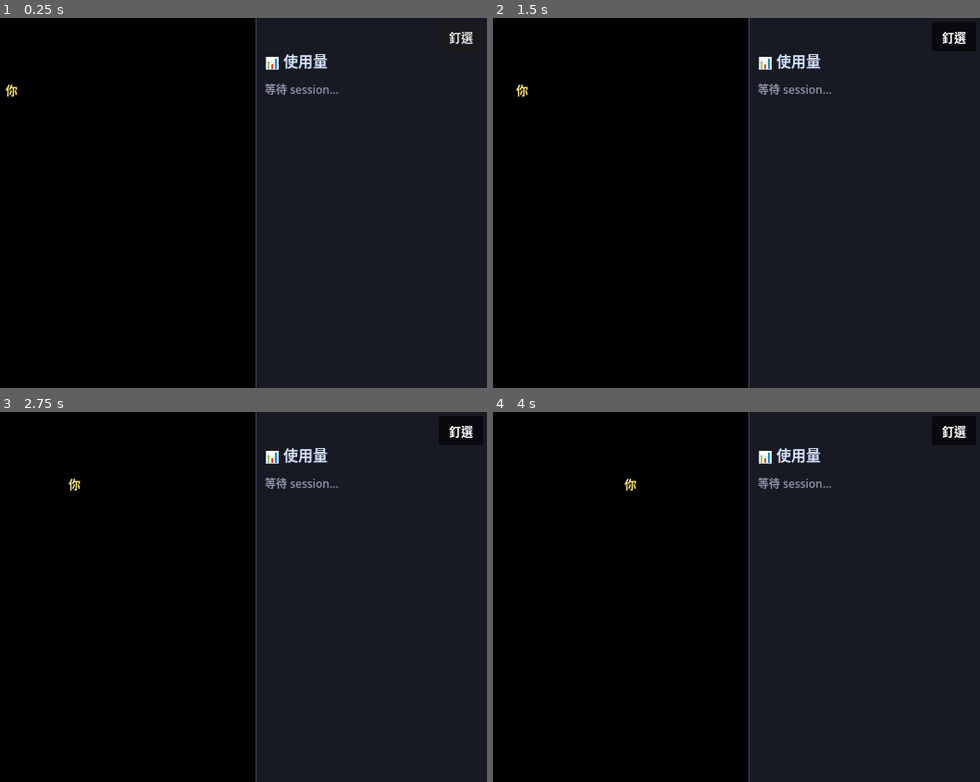
Above: before the commit, frames 1-4 (two rows, left to right).
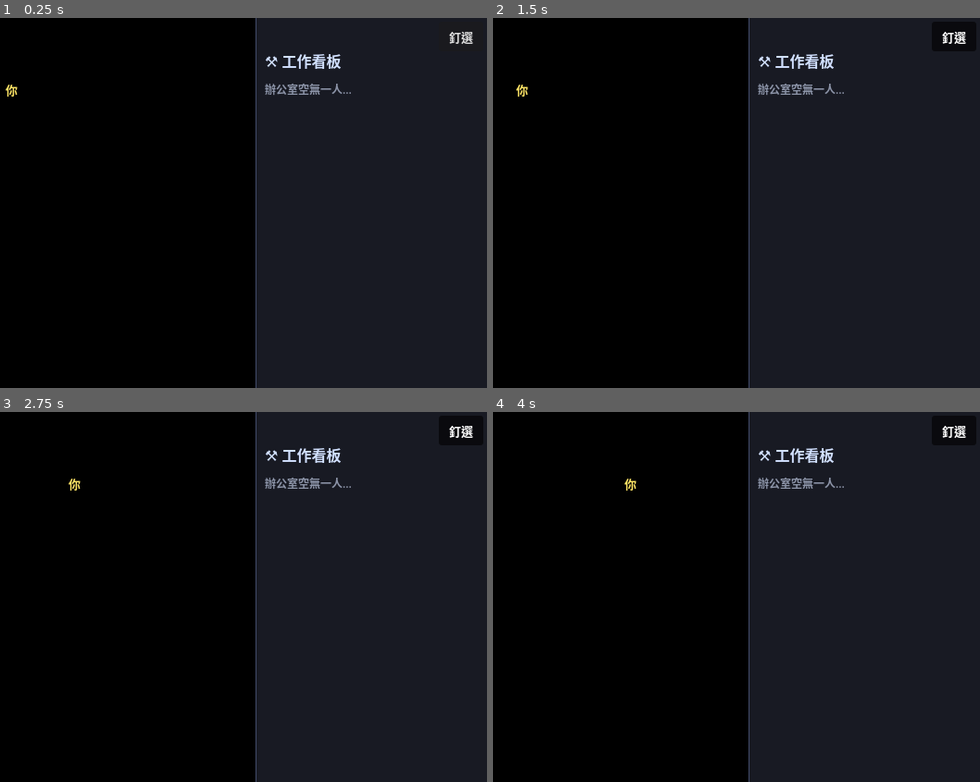
Above: after the commit, the same moments.

Repository: james10120/Deskbots
Game: Godot game, scene res://main.tscn
Two runs of this game, one before a commit and one after it. Both use one fixed random seed, a clock stepped at 60 frames per second and the inputs below.
Inputs (mouse positions are in pixels of both pictures, inside the frame that each line leads up to):
- Up to frame 1 (0.25 s): no input
- Up to frame 2 (1.5 s): click "釘選" at 0.5 s; tap Enter at 1.25 s; move the mouse to (814, 184) at 1.27 s; hold Right (ui_right) from 1.28 s (still down); click (814, 184) at 1.42 s
- Up to frame 3 (2.75 s): release Right (ui_right) at 2 s; drag from (73, 615) to (160, 671) at 2.02 s
- Up to frame 4 (4 s): tap Space at 2.75 s; move the mouse to (741, 515) at 2.77 s; hold Right (ui_right) 2.78-3.5 s; drag from (653, 671) to (507, 541) at 3.52 s

The runs differ from the first frame. In frame 1, 0.7% of the frame differs, in the area x 54-73%, y 9-21%; in frame 2, 0.7%; in frame 3, 0.7%; in frame 4, 0.7%.

Commit message:
停用 AccessKit 修 wd null 錯誤 + 使用量面板遊戲化
- project.godot 停用無障礙驅動：AccessKit 在非內嵌子視窗聚焦時
  炸 "Parameter wd is null"（Godot 4.6 + embed_subwindows=false）
- 面板改遊戲數據呈現：標題「工作看板」、LV 等級（依產出 sqrt 成長）、
  負荷量表用字眼（游刃有餘/漸入佳境/全神貫注/火力全開/瀕臨極限/
  工作量超出負荷）、戰績列 ⚒產出 📖閱讀 🔁回合、合計改「全公司」

Co-Authored-By: Claude Opus 4.8 <noreply@anthropic.com>

Diff:
--- a/godot/main.gd
+++ b/godot/main.gd
@@ -12,10 +12,19 @@
 const USAGE_FILE := "D:/Work/FunAI/runtime/usage.json"
 const TILED_DIR := "D:/Work/FunAI/assets/tiled/"
 
-# 右側使用量數據面板
+# 右側使用量數據面板（遊戲化呈現：負荷量表 + LV + 產出/閱讀/回合）
 const PANEL_W := 250            # 面板寬（視窗在地圖右側多出這麼寬）
-const CONTEXT_MAX := 200000.0   # context 進度條的分母（超過就滿格、另顯真實數字）
+const CONTEXT_MAX := 200000.0   # 負荷量表的分母（context 上限；超過=超出負荷）
 const USAGE_REFRESH := 1.0      # 面板多久刷新一次（秒）
+# 負荷比例 → 遊戲字眼（由低到高，取第一個達標的）
+const LOAD_WORDS := [
+	[0.30, "游刃有餘", Color(0.55, 0.85, 0.60)],
+	[0.55, "漸入佳境", Color(0.70, 0.85, 0.55)],
+	[0.75, "全神貫注", Color(0.95, 0.85, 0.45)],
+	[0.90, "火力全開", Color(1.00, 0.65, 0.35)],
+	[1.00, "瀕臨極限", Color(1.00, 0.45, 0.35)],
+]
+const LOAD_OVER := ["⚠ 工作量超出負荷", Color(1.0, 0.35, 0.30)]
 
 # 時間衰減（秒）：沒有「中斷」hook，靠 ts 變舊自我修正
 const DONE_DECAY := 5.0       # done 顯示一下就回 idle
@@ -631,7 +640,7 @@
 	outer.add_theme_constant_override("separation", 10)
 	panel.add_child(outer)
 	var title := Label.new()
-	title.text = "📊 使用量"
+	title.text = "⚒ 工作看板"
 	title.add_theme_font_size_override("font_size", 16)
 	title.add_theme_color_override("font_color", Color(0.82, 0.88, 1.0))
 	outer.add_child(title)
@@ -671,28 +680,28 @@
 			t_turns += int(u.get("turns", 0))
 	if shown == 0:
 		var empty := Label.new()
-		empty.text = "等待 session…"
+		empty.text = "辦公室空無一人…"
 		empty.add_theme_font_size_override("font_size", 12)
 		empty.add_theme_color_override("font_color", Color(0.55, 0.58, 0.66))
 		_usage_box.add_child(empty)
 		return
-	# 合計列
+	# 全公司合計列
 	var sep := HSeparator.new()
 	_usage_box.add_child(sep)
 	var tot := VBoxContainer.new()
 	tot.add_theme_constant_override("separation", 1)
 	var h := Label.new()
-	h.text = "合計 · %d session" % shown
+	h.text = "🏢 全公司 · %d 人上工" % shown
 	h.add_theme_font_size_override("font_size", 12)
 	h.add_theme_color_override("font_color", Color(0.78, 0.82, 0.9))
 	tot.add_child(h)
 	var l := Label.new()
-	l.text = "in %s  out %s" % [_fmt_tok(t_in), _fmt_tok(t_out)]
+	l.text = "⚒ 產出 %s   📖 閱讀 %s" % [_fmt_tok(t_out), _fmt_tok(t_in + t_cache)]
 	l.add_theme_font_size_override("font_size", 12)
 	l.add_theme_color_override("font_color", Color(0.62, 0.66, 0.74))
 	tot.add_child(l)
 	var l2 := Label.new()
-	l2.text = "cache %s  ·  %d 回合" % [_fmt_tok(t_cache), t_turns]
+	l2.text = "🔁 共 %d 回合" % t_turns
 	l2.add_theme_font_size_override("font_size", 12)
 	l2.add_theme_color_override("font_color", Color(0.62, 0.66, 0.74))
 	tot.add_child(l2)
@@ -737,32 +746,36 @@
 	name.clip_text = true
 	name.size_flags_horizontal = Control.SIZE_EXPAND_FILL
 	hb.add_child(name)
+	if u != null:
+		# LV 徽章：依產出量成長（sqrt 曲線，前期升得快後期慢）
+		var lv := 1 + int(sqrt(float(int(u.get("out", 0))) / 10000.0))
+		var lvl := Label.new()
+		lvl.text = "LV %d" % lv
+		lvl.add_theme_font_size_override("font_size", 11)
+		lvl.add_theme_color_override("font_color", Color(1.0, 0.85, 0.45))
+		hb.add_child(lvl)
 	vb.add_child(hb)
 	if u == null:
 		var dash := Label.new()
-		dash.text = "—"
+		dash.text = "統計中…"
 		dash.add_theme_font_size_override("font_size", 12)
 		dash.add_theme_color_override("font_color", Color(0.5, 0.53, 0.6))
 		vb.add_child(dash)
 		return card
-	# tokens：in / out
-	var toks := Label.new()
-	toks.text = "in %s   out %s" % [_fmt_tok(int(u.get("in", 0))), _fmt_tok(int(u.get("out", 0)))]
-	toks.add_theme_font_size_override("font_size", 12)
-	toks.add_theme_color_override("font_color", Color(0.68, 0.72, 0.8))
-	vb.add_child(toks)
-	# cache + 回合
-	var meta := Label.new()
-	meta.text = "cache %s   ·   %d 回合" % [_fmt_tok(int(u.get("cache", 0))), int(u.get("turns", 0))]
-	meta.add_theme_font_size_override("font_size", 11)
-	meta.add_theme_color_override("font_color", Color(0.55, 0.58, 0.66))
-	vb.add_child(meta)
-	# context 佔用條
+	# 負荷量表（context 佔用 → 遊戲字眼）
 	var ctx := int(u.get("context_now", 0))
+	var frac: float = float(ctx) / CONTEXT_MAX
+	var word: String = LOAD_OVER[0]
+	var wcol: Color = LOAD_OVER[1]
+	for lw in LOAD_WORDS:
+		if frac < float(lw[0]):
+			word = lw[1]
+			wcol = lw[2]
+			break
 	var clab := Label.new()
-	clab.text = "context %s / %s" % [_fmt_tok(ctx), _fmt_tok(int(CONTEXT_MAX))]
+	clab.text = "負荷 %d%%  ·  %s" % [int(frac * 100.0), word]
 	clab.add_theme_font_size_override("font_size", 11)
-	clab.add_theme_color_override("font_color", Color(0.6, 0.64, 0.72))
+	clab.add_theme_color_override("font_color", wcol)
 	vb.add_child(clab)
 	var pb := ProgressBar.new()
 	pb.max_value = CONTEXT_MAX
@@ -773,13 +786,22 @@
 	bg.bg_color = Color(0.08, 0.09, 0.12, 1.0)
 	bg.set_corner_radius_all(4)
 	var fill := StyleBoxFlat.new()
-	# context 越滿越偏紅，提醒快爆
-	var frac: float = clamp(float(ctx) / CONTEXT_MAX, 0.0, 1.0)
-	fill.bg_color = Color(0.35, 0.7, 0.45).lerp(Color(0.9, 0.4, 0.35), frac)
+	# 負荷越高越偏紅
+	fill.bg_color = Color(0.35, 0.7, 0.45).lerp(Color(0.9, 0.4, 0.35), clamp(frac, 0.0, 1.0))
 	fill.set_corner_radius_all(4)
 	pb.add_theme_stylebox_override("background", bg)
 	pb.add_theme_stylebox_override("fill", fill)
 	vb.add_child(pb)
+	# 戰績：產出（out）/ 閱讀（in+cache）/ 回合
+	var stats := Label.new()
+	stats.text = "⚒ %s   📖 %s   🔁 %d" % [
+		_fmt_tok(int(u.get("out", 0))),
+		_fmt_tok(int(u.get("in", 0)) + int(u.get("cache", 0))),
+		int(u.get("turns", 0)),
+	]
+	stats.add_theme_font_size_override("font_size", 12)
+	stats.add_theme_color_override("font_color", Color(0.68, 0.72, 0.8))
+	vb.add_child(stats)
 	return card
 
 func _fmt_tok(n: int) -> String:
--- a/godot/project.godot
+++ b/godot/project.godot
@@ -8,6 +8,12 @@
 config/name="FunAI Robot Map"
 run/main_scene="res://main.tscn"
 config/features=PackedStringArray("4.6")
+
+[accessibility]
+
+; AccessKit 在非內嵌子視窗(detail Window)聚焦時會炸 "Parameter wd is null"
+; 桌面疊層不需要螢幕報讀 → 直接停用（0=自動 1=永遠 2=停用）
+general/accessibility_support=2
 
 [display]
 
